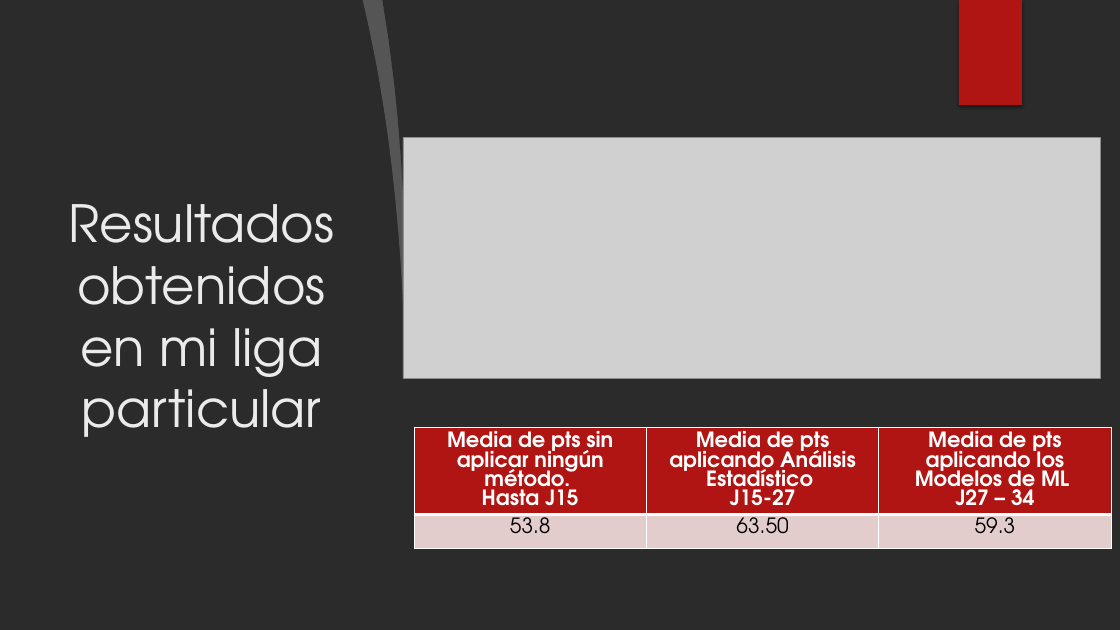
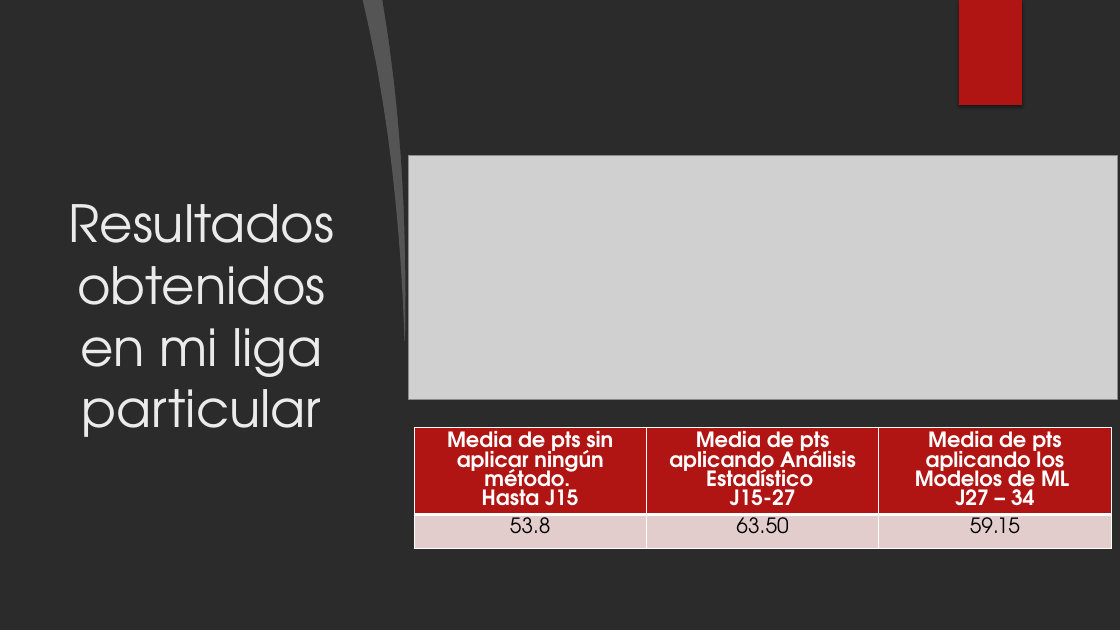
Before and after one commit to Gobuub/Proyecto-Final-Bootcamp, a slide deck: slide 12 of ML_Project.pptx. Drawn at 1120x630 pixels with LibreOffice and Linux fonts; fonts in the diff are those of the drawing; grey boxes stand for pictures; background and template pictures are left out; a plain dark background stands for a picture behind light text. Boxes give left, top, right and bottom in pixels: in the first picture for what was removed or moved away, otherwise in the second. Text is boxed around its words. In the diff, an @@ line names an element or a change of style, - is before the commit and + after.

```diff
--- a/ML_Project.pptx
+++ b/ML_Project.pptx
@@ picture: place and size @@
-picture at (403,137,1101,378)
+picture at (408,155,1117,399)
@@ table at (414,428,1112,571) @@
-row 2, column 3: 59.3
+row 2, column 3: 59.15
```
Also in this commit, not shown: 5 other slides changed, 1 slide added, 3 other files.
